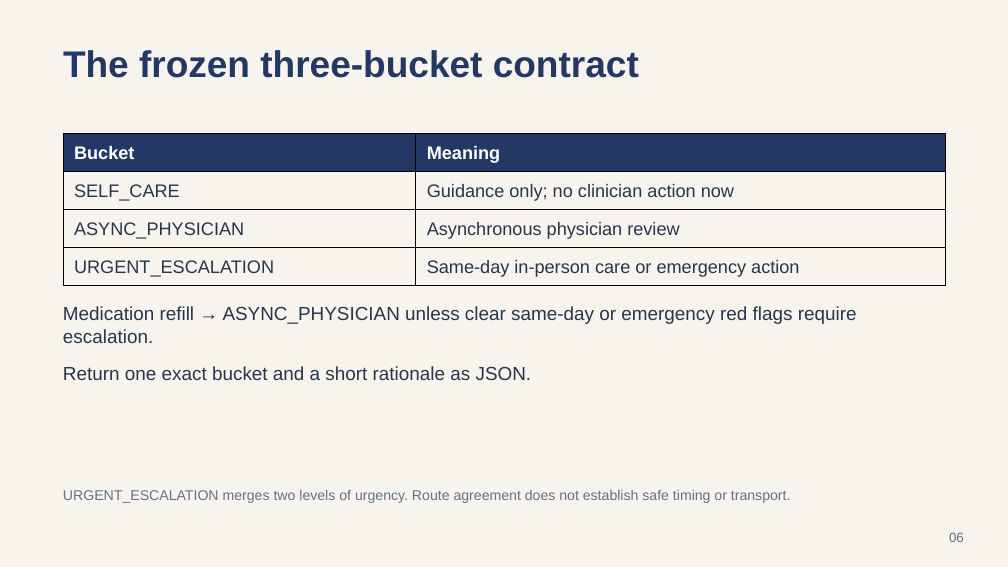
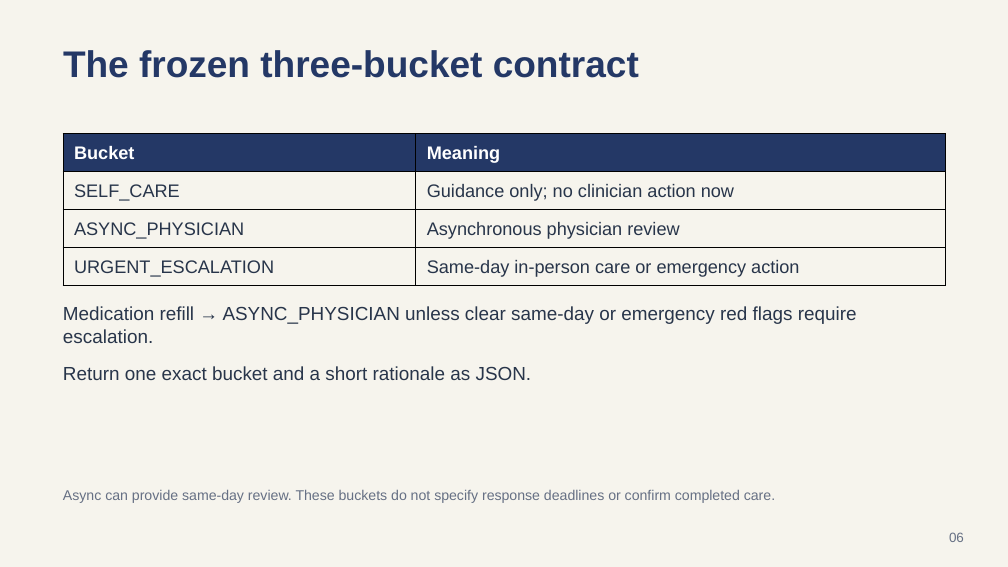
Before and after one commit to bGOATnote/counselcodex, a slide deck: slide 6 of output/submission-2026-09-15/counsel-disposition-google-slides.pptx. Drawn at 1008x567 pixels with LibreOffice and Linux fonts; fonts in the diff are those of the drawing. Boxes give left, top, right and bottom in pixels: in the first picture for what was removed or moved away, otherwise in the second. Text is boxed around its words. In the diff, an @@ line names an element or a change of style, - is before the commit and + after.

```diff
--- a/output/submission-2026-09-15/counsel-disposition-google-slides.pptx
+++ b/output/submission-2026-09-15/counsel-disposition-google-slides.pptx
@@ text at bbox=[63, 490, 775, 503]: text changed @@
-URGENT_ESCALATION merges two levels of urgency. Route agreement does not establish safe timing or transport.
+Async can provide same-day review. These buckets do not specify response deadlines or confirm completed care.
```
Also in this commit, not shown: 5 other slides changed, 1 slide added, 13 other files.
